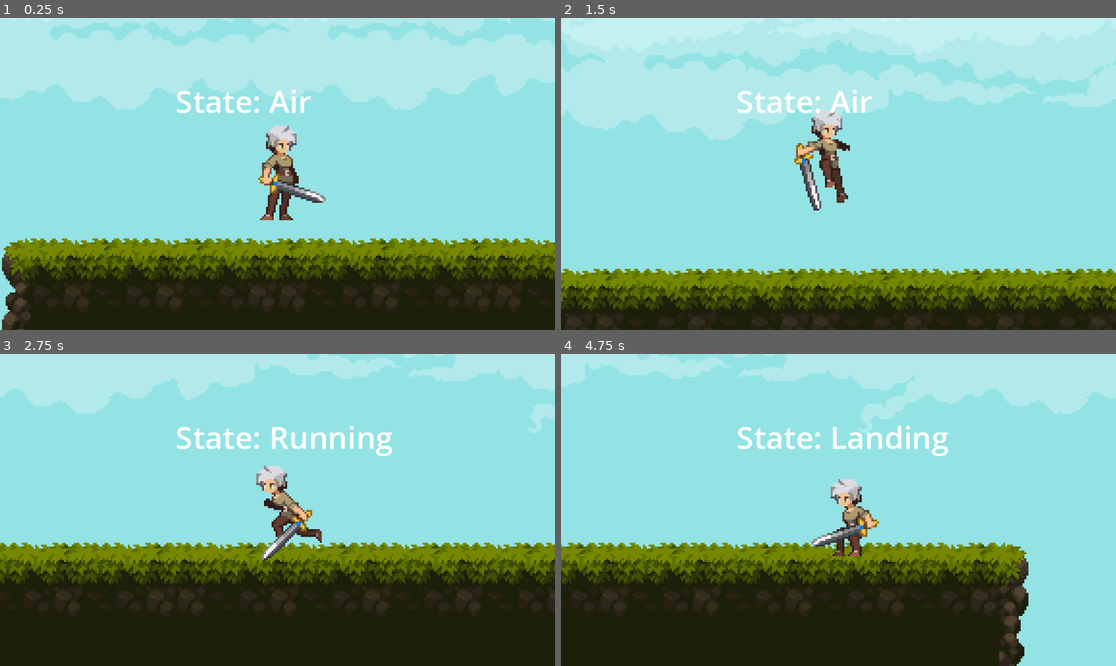
Above: before the commit, frames 1-4 (two rows, left to right).
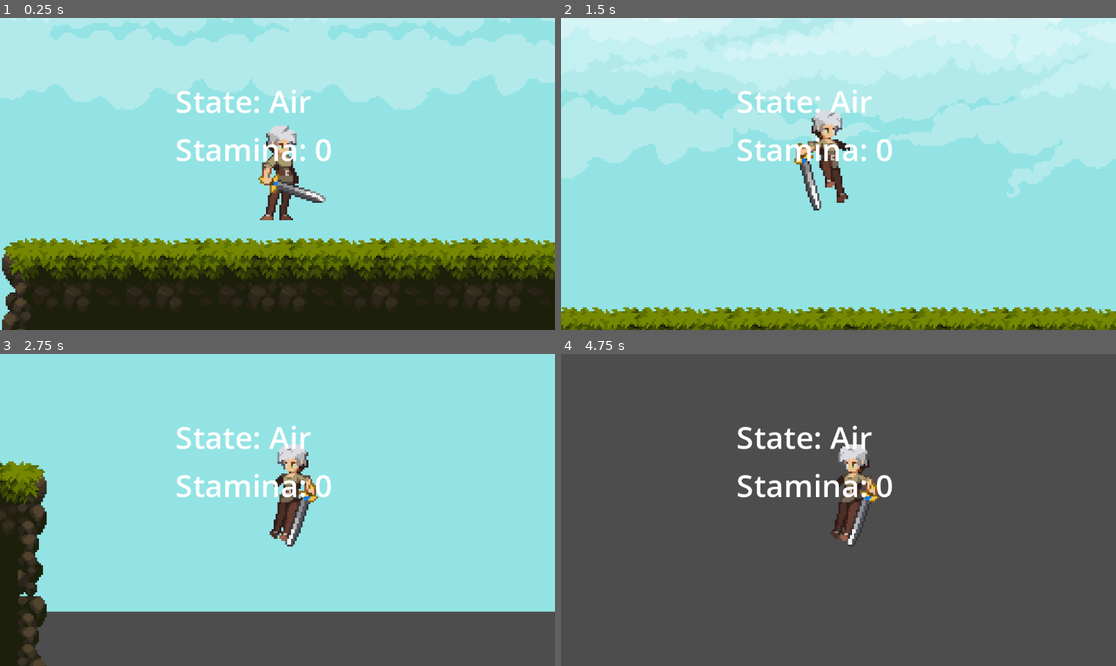
Above: after the commit, the same moments.

Repository: Micadurp/darkest-saturn
Game: Godot game, scene res://Levels/test_level.tscn
Two runs of this game, one before a commit and one after it. Both use one fixed random seed, a clock stepped at 60 frames per second and the inputs below.
Inputs:
- Up to frame 1 (0.25 s): no input
- Up to frame 2 (1.5 s): hold Shift (boost, bound only after the commit) 0.53-1.28 s; hold D (right) from 0.53 s (still down); tap Space (jump) at 0.77 s; tap Shift (boost, bound only after the commit) at 1.35 s
- Up to frame 3 (2.75 s): tap Space (jump) at 1.52 s; release D (right) at 2.03 s; hold A (left) from 2.03 s (still down); hold Shift (boost, bound only after the commit) from 2.03 s (still down)
- Up to frame 4 (4.75 s): release A (left) at 2.78 s; release Shift (boost, bound only after the commit) at 2.78 s; hold D (right) 2.78-4.28 s; tap Shift (boost, bound only after the commit) at 2.85, 4.35 s; tap Space (jump) at 3.02, 3.77, 4.52 s; hold Shift (boost, bound only after the commit) 3.53-4.28 s; hold A (left) from 4.28 s (still down)

The runs differ from the first frame. In frame 1, 0.7% of the frame differs, in the area x 31-60%, y 38-47%; in frame 2, 38%; in frame 3, 52%; in frame 4, 100%, in the area x 0-100%, y 0-100%.

Commit message:
change the way momentum is handled + add initial boost mechanic

Diff:
--- a/Character/AirState.gd
+++ b/Character/AirState.gd
@@ -14,17 +14,17 @@
 		playback.travel("idle")
 	else:
 		character.local_velocity.y += character.gravity * delta
-		if (direction.x * character.local_velocity.x < 0):
-		# flips your current velocity so you can change direction on a dime
-			character.local_velocity.x *= -1
-		# cuts your current velocity by 3/4 so that it's not super jarring
-			character.local_velocity.x /= 4
-		# apply normal momentum rules
-		character.local_velocity.x = move_toward(character.local_velocity.x, character.local_velocity_cap*sign(direction.x), character.speed)
+		if (direction.x * character.local_velocity.x < 0) or (direction.x == 0):
+		# air friction yippee!!! time to add the boost
+			character.local_velocity.x = move_toward(character.local_velocity.x, 0, character.friction*1)
+		else:
+			character.local_velocity.x = move_toward(character.local_velocity.x, character.local_velocity_cap*sign(direction.x), character.speed)
 
 func state_input(event : InputEvent):
 	if (event.is_action_pressed("jump") && !has_double_jumped):
 		double_jump()
+	elif (event.is_action_pressed("boost")) and character.boost_guage >= 3:
+		boost()
 	pass
 
 func on_exit():
@@ -36,3 +36,13 @@
 	character.local_velocity.y = double_jump_velocity
 	has_double_jumped = true
 	playback.travel("double_jump")
+
+func boost():
+	var direction : Vector2 = Input.get_vector("left", "right", "up", "down")
+	character.boost_guage -= 3
+	if character.local_velocity.y >= 0:
+		character.local_velocity.y = 0
+	if (direction.x * character.local_velocity.x < 0):
+		character.local_velocity.x *= -1
+	character.local_velocity.x += sign(direction.x) * character.boost_velocity
+	character.local_velocity.y = -character.boost_height
--- a/Character/StateDebugLabel.gd
+++ b/Character/StateDebugLabel.gd
@@ -1,7 +1,8 @@
 extends Label
 
 @export var state_machine : CharacterStateMachine
+@export var character : CharacterBody2D
 
 # Called every frame. 'delta' is the elapsed time since the previous frame.
 func _process(_delta):
-	text = "State: " + state_machine.current_state.name
+	text = "State: " + state_machine.current_state.name + "\nStamina: " + str(character.boost_guage)
--- a/Character/player.gd
+++ b/Character/player.gd
@@ -1,12 +1,16 @@
 extends CharacterBody2D
 
-@export var speed : float = 5
-@export var friction : float = 7
+@export var speed : float = 10
+@export var friction : float = 3
 @export var local_velocity_cap : float = 250
 @onready var sprite : Sprite2D = $Sprite2D
 @onready var animation_tree : AnimationTree = $AnimationTree
 @onready var state_machine : CharacterStateMachine = $CharacterStateMachine
 # Get the gravity from the project settings to be synced with RigidBody nodes.
+var boost_limit : float = 3
+var boost_height : float = 125
+var boost_guage : float = 0
+var boost_velocity : float = 250
 var gravity = ProjectSettings.get_setting("physics/2d/default_gravity")
 var input_direction : Vector2
 var local_velocity : Vector2 = Vector2.ZERO
@@ -20,10 +24,14 @@
 func _physics_process(_delta):
 	input_direction = Input.get_vector("left", "right", "up", "down")
 
-	# THE GREAT MOMENTUM ADVENTURE
+	# unused, might be useful later
 	if input_direction.x != 0 && state_machine.check_if_can_move():
 		if !is_on_floor():
 			pass
+
+	if is_on_floor():
+		if boost_guage < 3:
+			boost_guage = 3
 
 	# environmental velocity is controlled by objects in the environment, such as speed boosters, and naturally slows down
 	environmental_velocity.x = move_toward(environmental_velocity.x, 0, friction)
--- a/Character/player.tscn
+++ b/Character/player.tscn
@@ -375,13 +375,13 @@
 [node name="Sliding" type="Node" parent="CharacterStateMachine"]
 script = ExtResource("12_skwc6")
 
-[node name="StateDebugLabel" type="Label" parent="." node_paths=PackedStringArray("state_machine")]
+[node name="StateDebugLabel" type="Label" parent="." node_paths=PackedStringArray("state_machine", "character")]
 offset_left = -53.0
 offset_top = -49.0
 offset_right = 53.0
 offset_bottom = -23.0
-text = "State: "
 script = ExtResource("8_viysk")
 state_machine = NodePath("../CharacterStateMachine")
+character = NodePath("..")
 
 [connection signal="animation_finished" from="AnimationTree" to="CharacterStateMachine/Landing" method="_on_animation_tree_animation_finished"]
--- a/project.godot
+++ b/project.godot
@@ -24,26 +24,37 @@
 up={
 "deadzone": 0.5,
 "events": [Object(InputEventKey,"resource_local_to_scene":false,"resource_name":"","device":-1,"window_id":0,"alt_pressed":false,"shift_pressed":false,"ctrl_pressed":false,"meta_pressed":false,"pressed":false,"keycode":0,"physical_keycode":87,"key_label":0,"unicode":119,"echo":false,"script":null)
+, Object(InputEventJoypadButton,"resource_local_to_scene":false,"resource_name":"","device":-1,"button_index":11,"pressure":0.0,"pressed":true,"script":null)
 ]
 }
 down={
 "deadzone": 0.5,
 "events": [Object(InputEventKey,"resource_local_to_scene":false,"resource_name":"","device":-1,"window_id":0,"alt_pressed":false,"shift_pressed":false,"ctrl_pressed":false,"meta_pressed":false,"pressed":false,"keycode":0,"physical_keycode":83,"key_label":0,"unicode":115,"echo":false,"script":null)
+, Object(InputEventJoypadButton,"resource_local_to_scene":false,"resource_name":"","device":-1,"button_index":12,"pressure":0.0,"pressed":true,"script":null)
 ]
 }
 left={
 "deadzone": 0.5,
 "events": [Object(InputEventKey,"resource_local_to_scene":false,"resource_name":"","device":-1,"window_id":0,"alt_pressed":false,"shift_pressed":false,"ctrl_pressed":false,"meta_pressed":false,"pressed":false,"keycode":0,"physical_keycode":65,"key_label":0,"unicode":97,"echo":false,"script":null)
+, Object(InputEventJoypadButton,"resource_local_to_scene":false,"resource_name":"","device":-1,"button_index":13,"pressure":0.0,"pressed":true,"script":null)
 ]
 }
 right={
 "deadzone": 0.5,
 "events": [Object(InputEventKey,"resource_local_to_scene":false,"resource_name":"","device":-1,"window_id":0,"alt_pressed":false,"shift_pressed":false,"ctrl_pressed":false,"meta_pressed":false,"pressed":false,"keycode":0,"physical_keycode":68,"key_label":0,"unicode":100,"echo":false,"script":null)
+, Object(InputEventJoypadButton,"resource_local_to_scene":false,"resource_name":"","device":-1,"button_index":14,"pressure":0.0,"pressed":true,"script":null)
 ]
 }
 jump={
 "deadzone": 0.5,
 "events": [Object(InputEventKey,"resource_local_to_scene":false,"resource_name":"","device":-1,"window_id":0,"alt_pressed":false,"shift_pressed":false,"ctrl_pressed":false,"meta_pressed":false,"pressed":false,"keycode":0,"physical_keycode":32,"key_label":0,"unicode":32,"echo":false,"script":null)
+, Object(InputEventJoypadButton,"resource_local_to_scene":false,"resource_name":"","device":-1,"button_index":0,"pressure":0.0,"pressed":true,"script":null)
+]
+}
+boost={
+"deadzone": 0.5,
+"events": [Object(InputEventKey,"resource_local_to_scene":false,"resource_name":"","device":-1,"window_id":0,"alt_pressed":false,"shift_pressed":false,"ctrl_pressed":false,"meta_pressed":false,"pressed":false,"keycode":0,"physical_keycode":4194325,"key_label":0,"unicode":0,"echo":false,"script":null)
+, Object(InputEventJoypadButton,"resource_local_to_scene":false,"resource_name":"","device":-1,"button_index":5,"pressure":0.0,"pressed":true,"script":null)
 ]
 }
 
